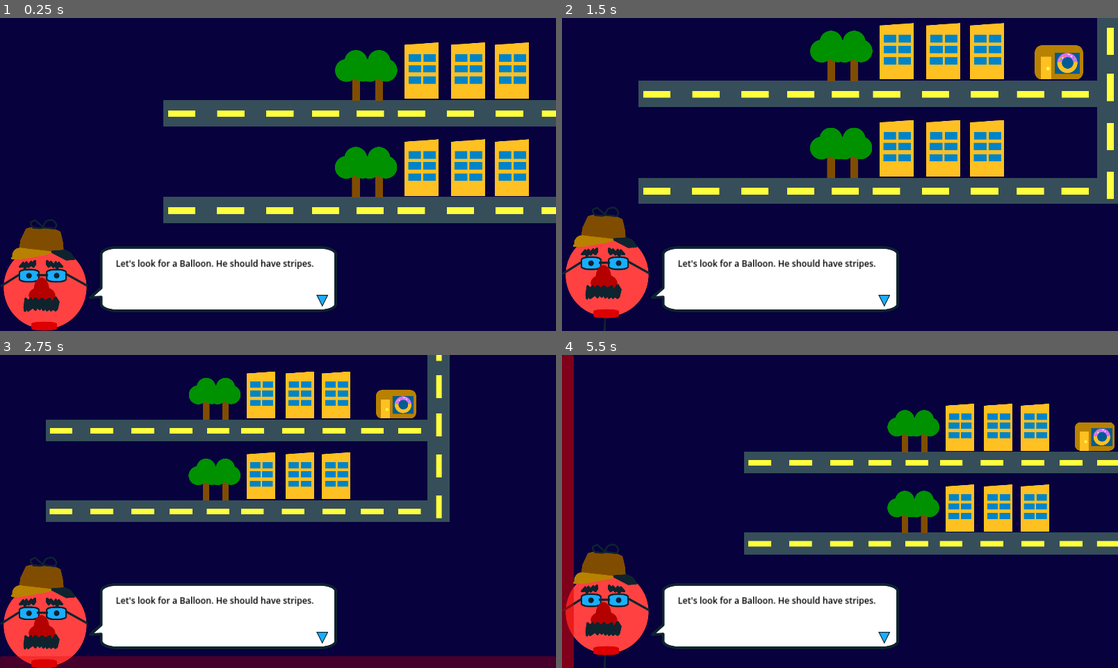
Above: before the commit, frames 1-4 (two rows, left to right).
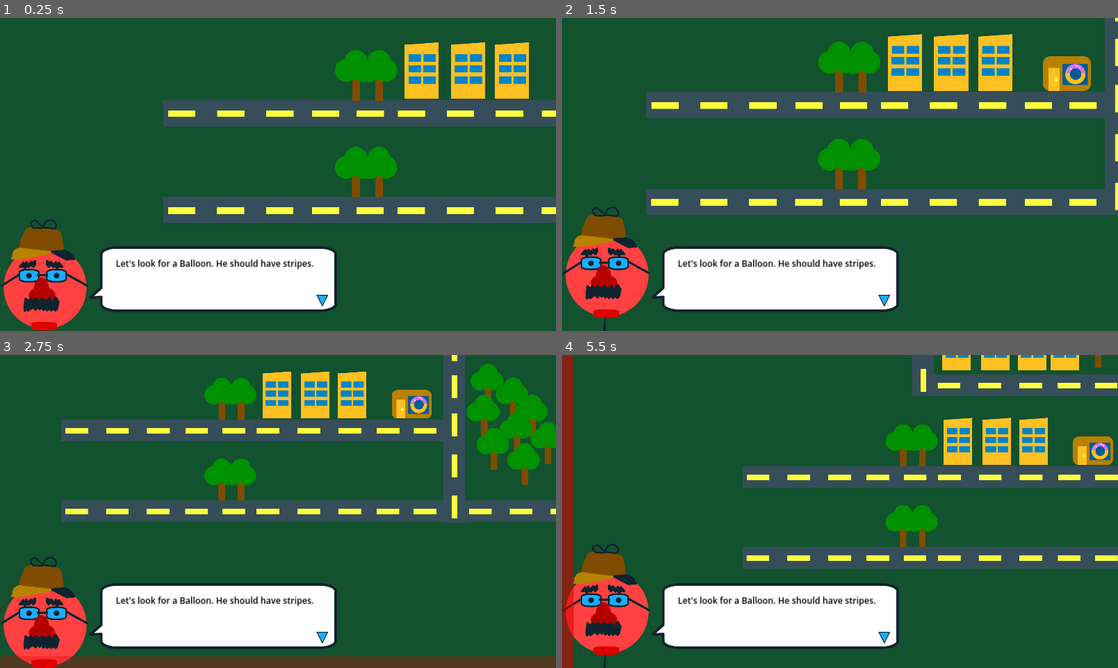
Above: after the commit, the same moments.

Repository: mathew-tran/theanajam22
Game: Godot game, scene res://Scenes/Main.tscn
The game is run twice, just before and just after one commit, with the same random seed, the same clock (stepped at 60 frames per second) and the same inputs.
Inputs (mouse positions are in pixels of both pictures, inside the frame that each line leads up to):
- Up to frame 1 (0.25 s): no input
- Up to frame 2 (1.5 s): move the mouse to (962, 158) at 0.52 s; hold D (move_right) 0.53-1.28 s; tap Mouse wheel down (scroll_down) at 0.6 s; move the mouse to (728, 190) at 1.27 s; hold S (move_down) from 1.28 s (still down); tap Mouse wheel up (scroll_up) at 1.35 s
- Up to frame 3 (2.75 s): move the mouse to (333, 442) at 2.02 s; release S (move_down) at 2.03 s; hold D (move_right) from 2.03 s (still down); tap Mouse wheel down (scroll_down) at 2.1 s
- Up to frame 4 (5.5 s): move the mouse to (812, 574) at 2.77 s; release D (move_right) at 2.78 s; hold W (move_up) 2.78-3.53 s; tap Mouse wheel up (scroll_up) at 2.85, 4.35 s; move the mouse to (1006, 558) at 3.52 s; hold A (move_left) 3.53-5.03 s; tap Mouse wheel down (scroll_down) at 3.6, 5.1 s; move the mouse to (673, 464) at 4.27 s; move the mouse to (867, 511) at 5.02 s; hold S (move_down) from 5.03 s (still down)

The runs differ from the first frame. In frame 1, 70% of the frame differs, in the area x 0-100%, y 0-100%; in frame 2, 80%; in frame 3, 77%; in frame 4, 83%.

Commit message:
work on environment more

Diff:
--- a/Prefabs/UI/BoundaryHint.tscn
+++ b/Prefabs/UI/BoundaryHint.tscn
@@ -2,6 +2,21 @@
 
 [ext_resource type="Texture2D" uid="uid://dspffmljt82a7" path="res://Art/boundary.svg" id="1_4mhe8"]
 [ext_resource type="Script" path="res://Scripts/UI/BoundaryHint.gd" id="2_mh5hy"]
+
+[sub_resource type="Animation" id="Animation_0xoqu"]
+length = 0.001
+tracks/0/type = "value"
+tracks/0/imported = false
+tracks/0/enabled = true
+tracks/0/path = NodePath(".:modulate")
+tracks/0/interp = 1
+tracks/0/loop_wrap = true
+tracks/0/keys = {
+"times": PackedFloat32Array(0),
+"transitions": PackedFloat32Array(1),
+"update": 0,
+"values": [Color(1, 1, 1, 1)]
+}
 
 [sub_resource type="Animation" id="Animation_jaqr4"]
 resource_name = "animate"
@@ -16,21 +31,6 @@
 "transitions": PackedFloat32Array(1, 1),
 "update": 0,
 "values": [Color(1, 1, 1, 1), Color(1, 1, 1, 0)]
-}
-
-[sub_resource type="Animation" id="Animation_0xoqu"]
-length = 0.001
-tracks/0/type = "value"
-tracks/0/imported = false
-tracks/0/enabled = true
-tracks/0/path = NodePath(".:modulate")
-tracks/0/interp = 1
-tracks/0/loop_wrap = true
-tracks/0/keys = {
-"times": PackedFloat32Array(0),
-"transitions": PackedFloat32Array(1),
-"update": 0,
-"values": [Color(1, 1, 1, 1)]
 }
 
 [sub_resource type="AnimationLibrary" id="AnimationLibrary_bmgdr"]
--- a/Prefabs/UI/PlayerUI.tscn
+++ b/Prefabs/UI/PlayerUI.tscn
@@ -5,6 +5,21 @@
 [ext_resource type="Texture2D" uid="uid://b11aibjq7m7tt" path="res://Art/SpeechBubblePointed.svg" id="3_kun2f"]
 [ext_resource type="Texture2D" uid="uid://y5exiahcqx3d" path="res://Art/TextPip.svg" id="4_p8xya"]
 [ext_resource type="PackedScene" uid="uid://duiiqyqvey730" path="res://Prefabs/UI/BoundaryHint.tscn" id="5_p065d"]
+
+[sub_resource type="Animation" id="Animation_wytmw"]
+length = 0.001
+tracks/0/type = "value"
+tracks/0/imported = false
+tracks/0/enabled = true
+tracks/0/path = NodePath("Control/Sprite2D:position")
+tracks/0/interp = 1
+tracks/0/loop_wrap = true
+tracks/0/keys = {
+"times": PackedFloat32Array(0),
+"transitions": PackedFloat32Array(1),
+"update": 0,
+"values": [Vector2(0, 0)]
+}
 
 [sub_resource type="Animation" id="Animation_jq8ty"]
 resource_name = "animate"
@@ -21,21 +36,6 @@
 "transitions": PackedFloat32Array(1, 1, 1, 1, 1),
 "update": 0,
 "values": [Vector2(0, 0), Vector2(0, 30), Vector2(0, 0), Vector2(0, -30), Vector2(0, 0)]
-}
-
-[sub_resource type="Animation" id="Animation_wytmw"]
-length = 0.001
-tracks/0/type = "value"
-tracks/0/imported = false
-tracks/0/enabled = true
-tracks/0/path = NodePath("Control/Sprite2D:position")
-tracks/0/interp = 1
-tracks/0/loop_wrap = true
-tracks/0/keys = {
-"times": PackedFloat32Array(0),
-"transitions": PackedFloat32Array(1),
-"update": 0,
-"values": [Vector2(0, 0)]
 }
 
 [sub_resource type="AnimationLibrary" id="AnimationLibrary_28h4g"]
--- a/Scenes/Main.tscn
+++ b/Scenes/Main.tscn
@@ -21,21 +21,117 @@
 [node name="Road3" parent="Environment" instance=ExtResource("1_d763k")]
 position = Vector2(793, 499)
 
+[node name="Road10" parent="Environment" instance=ExtResource("1_d763k")]
+position = Vector2(1673, 499)
+
+[node name="Road11" parent="Environment" instance=ExtResource("1_d763k")]
+position = Vector2(2456, 496)
+
+[node name="Road12" parent="Environment" instance=ExtResource("1_d763k")]
+position = Vector2(3248, 496)
+
+[node name="Road13" parent="Environment" instance=ExtResource("1_d763k")]
+position = Vector2(4040, 496)
+
+[node name="TreeType15" parent="Environment" instance=ExtResource("3_u3w0x")]
+position = Vector2(480, -512)
+
+[node name="TreeType22" parent="Environment" instance=ExtResource("3_u3w0x")]
+position = Vector2(584, -576)
+
+[node name="TreeType23" parent="Environment" instance=ExtResource("3_u3w0x")]
+position = Vector2(728, -488)
+
+[node name="TreeType24" parent="Environment" instance=ExtResource("3_u3w0x")]
+position = Vector2(880, -584)
+
+[node name="TreeType25" parent="Environment" instance=ExtResource("3_u3w0x")]
+position = Vector2(1072, -376)
+
+[node name="TreeType26" parent="Environment" instance=ExtResource("3_u3w0x")]
+position = Vector2(1136, -544)
+
+[node name="TreeType27" parent="Environment" instance=ExtResource("3_u3w0x")]
+position = Vector2(1080, -728)
+
 [node name="HouseType1" parent="Environment" instance=ExtResource("2_u734m")]
-position = Vector2(808, 352)
+position = Vector2(795, -766.5)
+
+[node name="HouseType7" parent="Environment" instance=ExtResource("2_u734m")]
+position = Vector2(931, -766.5)
 
 [node name="HouseType2" parent="Environment" instance=ExtResource("2_u734m")]
-position = Vector2(656, 352)
+position = Vector2(643, -766.5)
 
 [node name="HouseType3" parent="Environment" instance=ExtResource("2_u734m")]
-position = Vector2(496, 352)
+position = Vector2(483, -766.5)
+
+[node name="HouseType8" parent="Environment" instance=ExtResource("2_u734m")]
+position = Vector2(803, -374.5)
+
+[node name="HouseType9" parent="Environment" instance=ExtResource("2_u734m")]
+position = Vector2(939, -374.5)
+
+[node name="HouseType10" parent="Environment" instance=ExtResource("2_u734m")]
+position = Vector2(651, -374.5)
+
+[node name="HouseType11" parent="Environment" instance=ExtResource("2_u734m")]
+position = Vector2(491, -374.5)
+
+[node name="TreeType12" parent="Environment" instance=ExtResource("3_u3w0x")]
+position = Vector2(1472, 32)
+
+[node name="TreeType11" parent="Environment" instance=ExtResource("3_u3w0x")]
+position = Vector2(1552, 104)
 
 [node name="TreeType1" parent="Environment" instance=ExtResource("3_u3w0x")]
 position = Vector2(344, 368)
 
+[node name="TreeType5" parent="Environment" instance=ExtResource("3_u3w0x")]
+position = Vector2(1368, -24)
+
+[node name="TreeType10" parent="Environment" instance=ExtResource("3_u3w0x")]
+position = Vector2(1616, 216)
+
+[node name="TreeType6" parent="Environment" instance=ExtResource("3_u3w0x")]
+position = Vector2(1352, 104)
+
+[node name="TreeType7" parent="Environment" instance=ExtResource("3_u3w0x")]
+position = Vector2(1392, 240)
+
+[node name="TreeType8" parent="Environment" instance=ExtResource("3_u3w0x")]
+position = Vector2(1488, 176)
+
+[node name="TreeType9" parent="Environment" instance=ExtResource("3_u3w0x")]
+position = Vector2(1520, 304)
+
 [node name="TreeType2" parent="Environment" instance=ExtResource("3_u3w0x")]
 position = Vector2(264, 368)
 
+[node name="TreeType13" parent="Environment" instance=ExtResource("3_u3w0x")]
+position = Vector2(2648, 80)
+
+[node name="TreeType14" parent="Environment" instance=ExtResource("3_u3w0x")]
+position = Vector2(2784, 128)
+
+[node name="TreeType16" parent="Environment" instance=ExtResource("3_u3w0x")]
+position = Vector2(2528, 48)
+
+[node name="TreeType17" parent="Environment" instance=ExtResource("3_u3w0x")]
+position = Vector2(2707.5, 207)
+
+[node name="TreeType18" parent="Environment" instance=ExtResource("3_u3w0x")]
+position = Vector2(2424, 120)
+
+[node name="TreeType19" parent="Environment" instance=ExtResource("3_u3w0x")]
+position = Vector2(2483.5, 231)
+
+[node name="TreeType20" parent="Environment" instance=ExtResource("3_u3w0x")]
+position = Vector2(2579.5, 167)
+
+[node name="TreeType21" parent="Environment" instance=ExtResource("3_u3w0x")]
+position = Vector2(2611.5, 295)
+
 [node name="Road4" parent="Environment" instance=ExtResource("1_d763k")]
 position = Vector2(0.5, 164.5)
 
@@ -48,6 +144,16 @@
 
 [node name="Road7" parent="Environment" instance=ExtResource("1_d763k")]
 position = Vector2(1232, -645)
+rotation = -1.57079
+
+[node name="Road14" parent="Environment" instance=ExtResource("1_d763k")]
+position = Vector2(792, -920)
+
+[node name="Road15" parent="Environment" instance=ExtResource("1_d763k")]
+position = Vector2(792, -216)
+
+[node name="Road16" parent="Environment" instance=ExtResource("1_d763k")]
+position = Vector2(352, -568)
 rotation = -1.57079
 
 [node name="Road8" parent="Environment" instance=ExtResource("1_d763k")]
@@ -99,7 +205,6 @@
 visible = false
 position = Vector2(0, 376)
 position_smoothing_enabled = true
-position_smoothing_speed = 30.0
 script = ExtResource("4_nh21q")
 
 [node name="CanvasLayer" type="CanvasLayer" parent="."]
--- a/project.godot
+++ b/project.godot
@@ -68,4 +68,4 @@
 
 [rendering]
 
-environment/defaults/default_clear_color=Color(0.027451, 0.00392157, 0.243137, 1)
+environment/defaults/default_clear_color=Color(0.0705882, 0.321569, 0.184314, 1)
